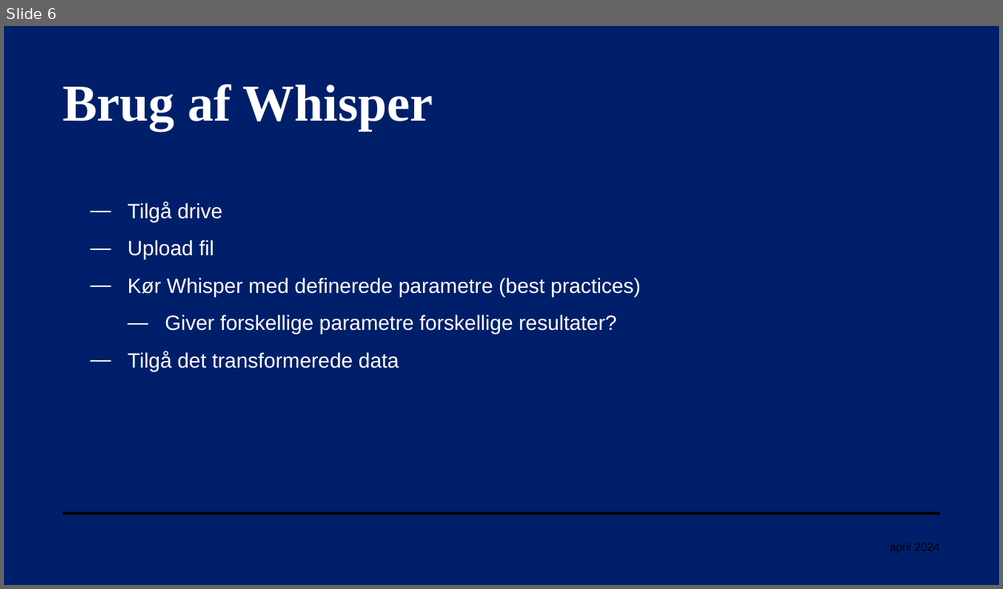
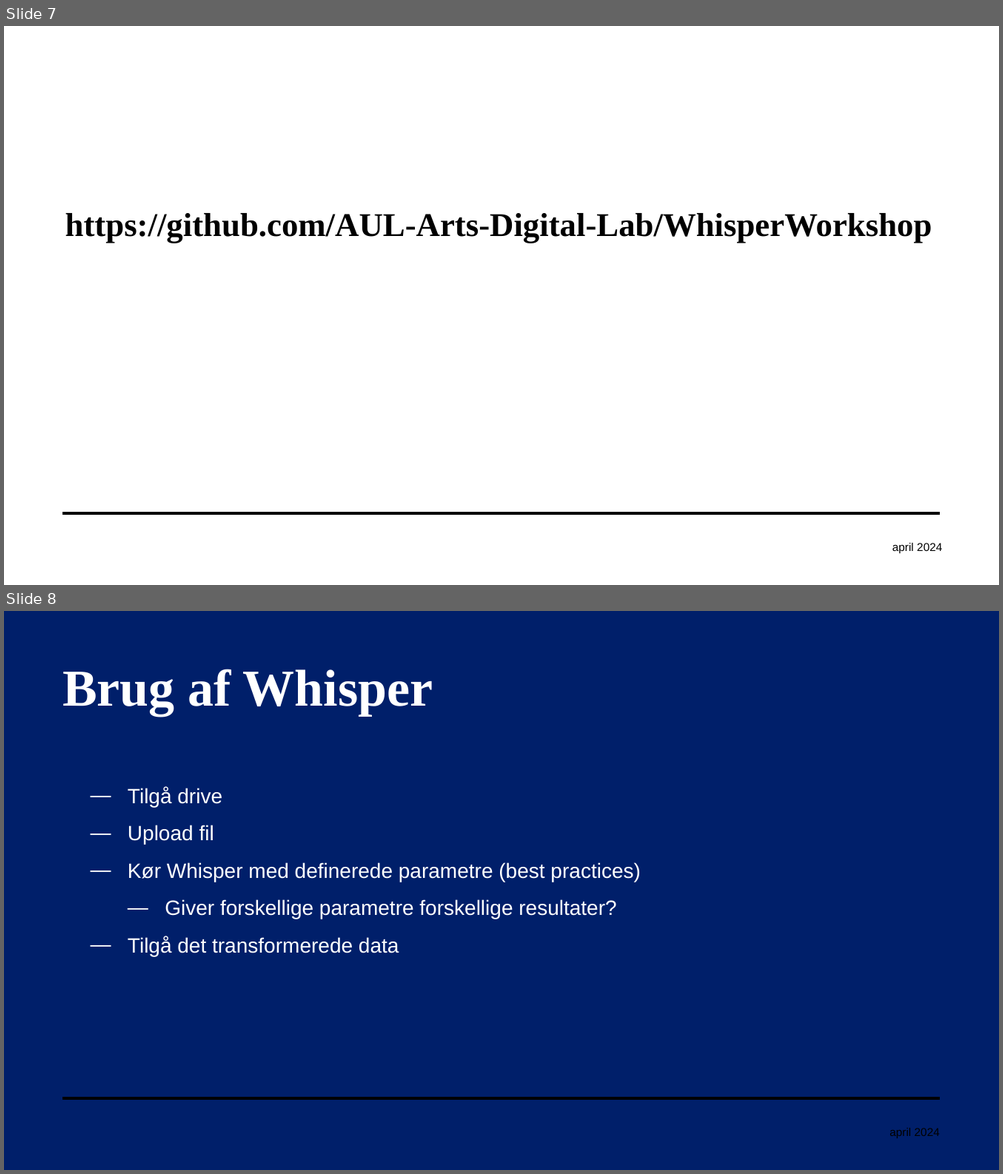
Before and after one commit to AUL-BSS-Datalab/FraTaleTilTekst, a slide deck: Slides/WhisperPowerPoint_da.pptx. Shown one above the other, each under a label of ours: slide 6 before the commit, slides 7 and 8 after it. The pictures are 1003x589 and 1003x1174 pixels, drawn with LibreOffice and Linux fonts; fonts in the diff are those of the drawing; background and template pictures are left out. Boxes give left, top, right and bottom in pixels: in the first picture for what was removed or moved away, otherwise in the second. Text is boxed around its words. In the diff, an @@ line names an element or a change of style, - is before the commit and + after.

```diff
--- a/Slides/WhisperPowerPoint_da.pptx
+++ b/Slides/WhisperPowerPoint_da.pptx
@@ slide 7 added at box(4, 26, 999, 585), background #FFFFFF; not listed: 1 template element that a slide beside it also shows @@
@@ title added at box(65, 213, 932, 243), 32 pt, text #000000, bold @@
+https://github.com/AUL-Arts-Digital-Lab/WhisperWorkshop
@@ text added at box(892, 543, 942, 554), 11 pt, text #000000 @@
+april 2024
@@ what was slide 6 is now slide 8 @@
```
Also in this commit, not shown: 3 slides changed, 1 other slide added.
